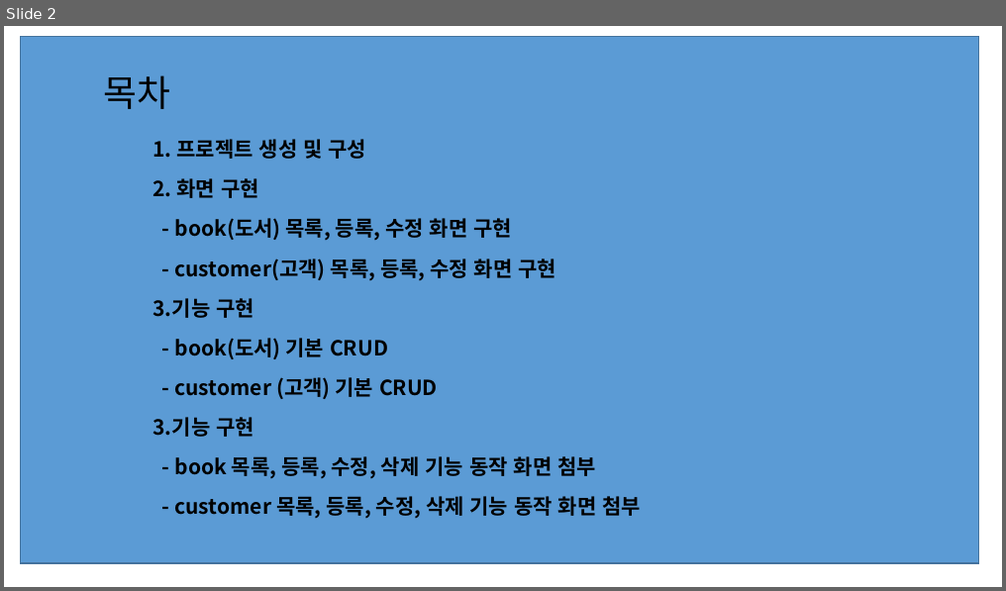
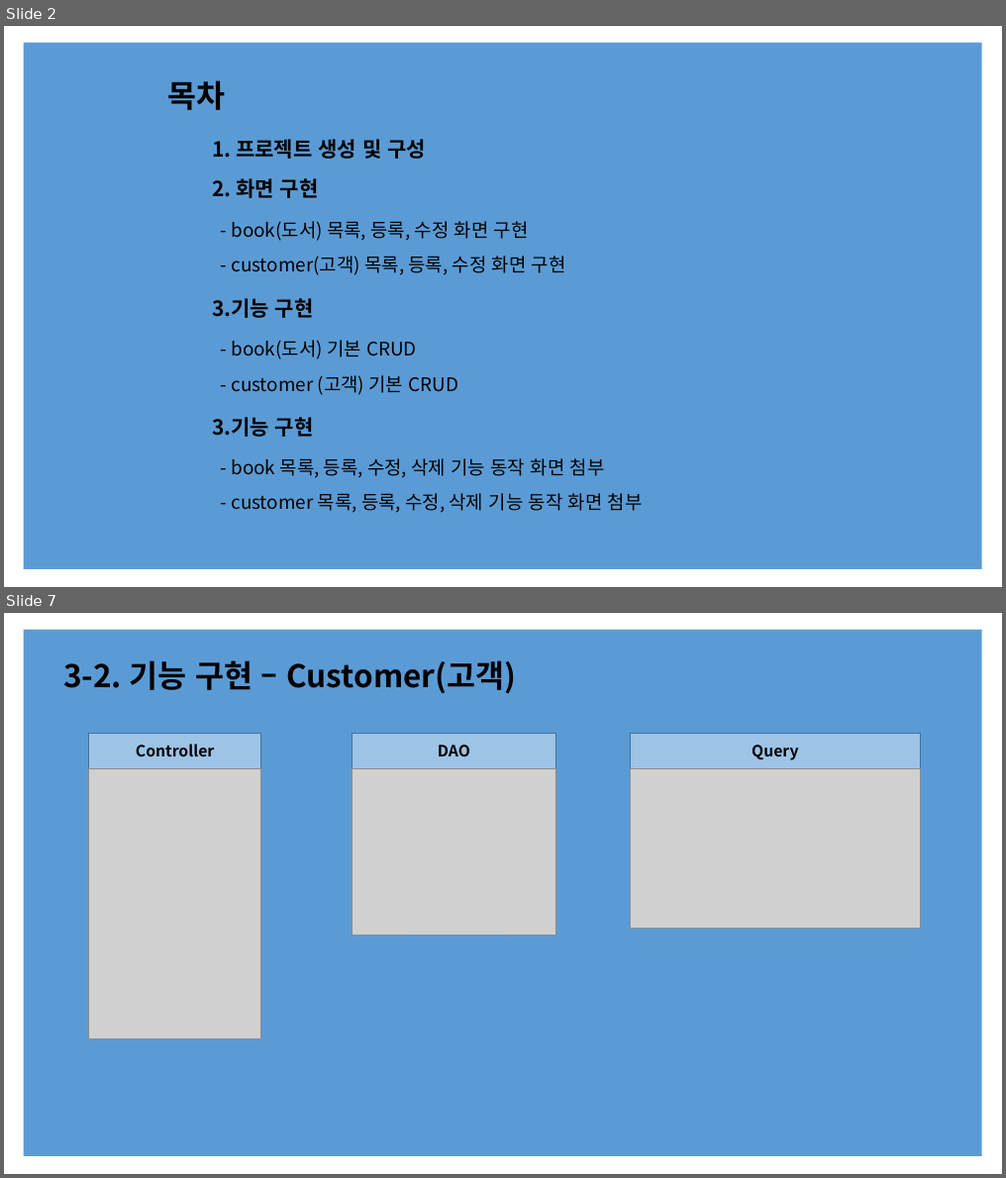
Before and after one commit to GGGGGGGGGGGGGGGil/Performance-Evaluation, a slide deck: 10.모던 웹 애플리케이션 개발2/모던 웹 애플리케이션 개발2_길은섭.pptx. Shown one above the other, each under a label of ours: slide 2 before the commit, slides 2 and 7 after it; the slides between them are not shown. The pictures are 1006x591 and 1006x1178 pixels, drawn with LibreOffice and Linux fonts; fonts in the diff are those of the drawing; grey boxes stand for pictures. Boxes give left, top, right and bottom in pixels: in the first picture for what was removed or moved away, otherwise in the second. Text is boxed around its words. In the diff, an @@ line names an element or a change of style, - is before the commit and + after.

```diff
--- a/10.모던 웹 애플리케이션 개발2/모던 웹 애플리케이션 개발2_길은섭.pptx
+++ b/10.모던 웹 애플리케이션 개발2/모던 웹 애플리케이션 개발2_길은섭.pptx
@@ slide 7 added at box(4, 613, 1002, 1174), background #FFFFFF @@
@@ rectangle added at box(24, 630, 982, 1157), fill #5B9BD5 @@
@@ title added at box(63, 661, 517, 693), 30 pt, text #000000, bold @@
+3-2. 기능 구현 – Customer(고객)
@@ rectangle added at box(89, 734, 261, 768), fill #9DC3E6, outline #43739E 1 pt, 15 pt, text #000000, bold @@
+Controller
@@ rectangle added at box(352, 734, 556, 768), fill #9DC3E6, outline #43739E 1 pt @@
@@ text added at box(438, 745, 470, 757), 15 pt, text #000000, bold @@
+DAO
@@ rectangle added at box(630, 734, 921, 768), fill #9DC3E6, outline #43739E 1 pt, 15 pt, text #000000, bold @@
+Query
@@ picture added at box(89, 768, 261, 1040) @@
@@ picture added at box(352, 768, 556, 935) @@
@@ picture added at box(631, 768, 921, 928) @@
@@ slide 2 changed as well @@
@@ rectangle: place and size @@
-rectangle at box(21, 37, 979, 564)
+rectangle at box(24, 43, 982, 570)
@@ rectangle at box(24, 43, 982, 570): outline #43739E 1 pt to none @@
@@ 7 texts, 1 title: place and size @@
-7 texts, 1 title at box(104, 76, 596, 478)
+7 texts, 1 title at box(167, 80, 605, 478)
@@ title "목차" at box(167, 80, 225, 110): size 35 to 30 pt, bold on @@
@@ size 20 to 18 pt, bold off in 6 elements at box(231, 221, 529, 241), box(231, 340, 417, 360), box(231, 459, 605, 478), box(231, 256, 566, 275), box(231, 375, 459, 395), box(231, 493, 643, 513) @@
@@ 3 texts: place and size @@
-3 texts at box(175, 259, 641, 518)
+3 texts at box(231, 256, 643, 513)
```
Also in this commit, not shown: 7 other slides changed, 1 other slide added, 1 other file.
